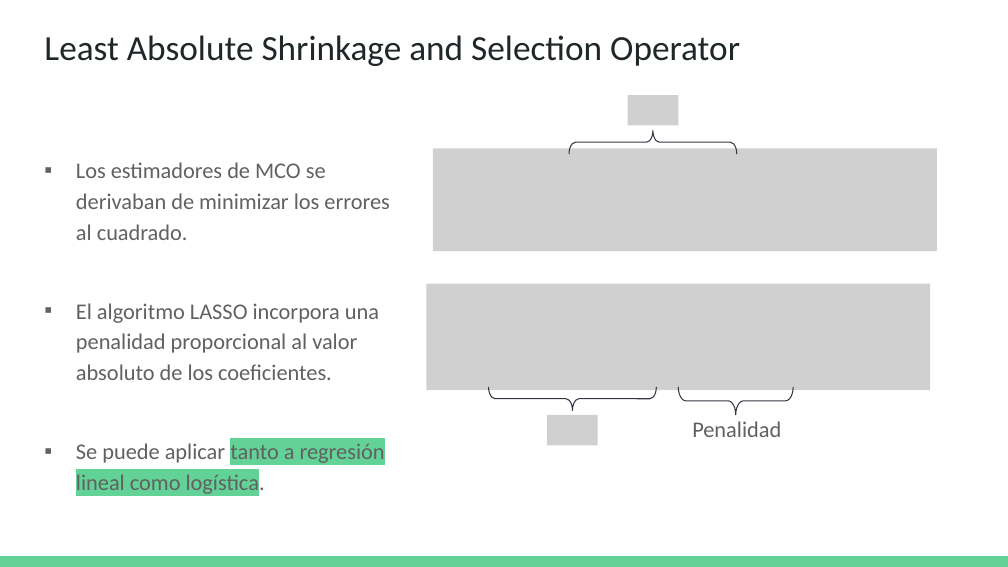
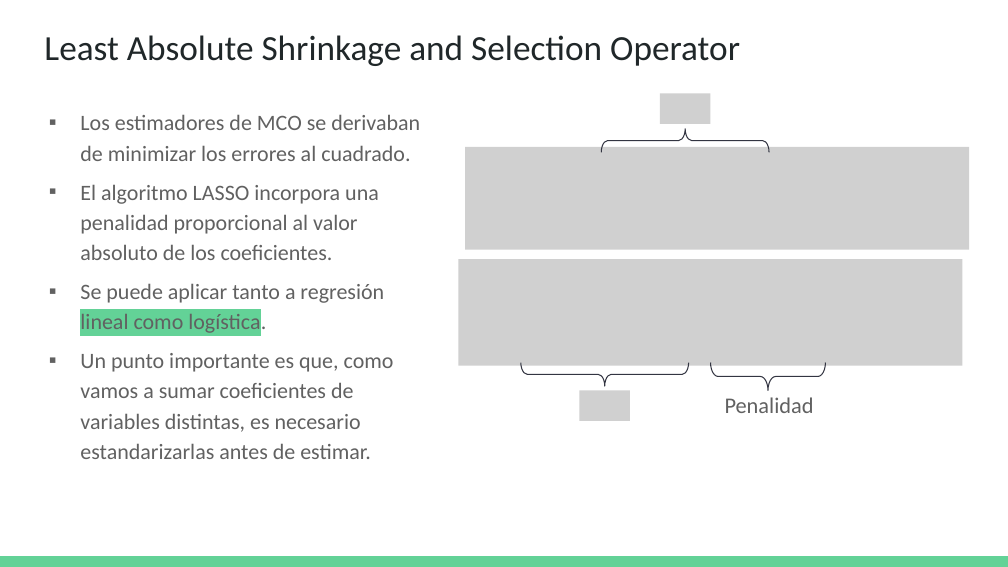
Before and after one commit to DCSCyHD/2023_modulo_3, a slide deck: slide 13 of clase5/teorica_5.pptx. Drawn at 1008x567 pixels with LibreOffice and Linux fonts; fonts in the diff are those of the drawing; grey boxes stand for pictures. Boxes give left, top, right and bottom in pixels: in the first picture for what was removed or moved away, otherwise in the second. Text is boxed around its words. In the diff, an @@ line names an element or a change of style, - is before the commit and + after.

```diff
--- a/clase5/teorica_5.pptx
+++ b/clase5/teorica_5.pptx
@@ text "Los estimadores de MCO se ..." moved from (x1=76, y1=162, x2=389, y2=496) to (x1=80, y1=114, x2=420, y2=459) @@
@@ text at (x1=80, y1=114, x2=420, y2=336): size 16 to 15.7 pt in "Los estimadores de MCO se derivaban de ...", "El algoritmo LASSO incorpora una penalidad proporcional ...", "Se puede aplicar tanto a regresión lineal ..."; highlight #63D297 to none in "tanto a regresión" @@
@@ picture moved from (x1=628, y1=95, x2=678, y2=125) to (x1=660, y1=94, x2=711, y2=124) @@
@@ picture moved from (x1=432, y1=148, x2=936, y2=251) to (x1=465, y1=147, x2=969, y2=250) @@
@@ right brace moved from (x1=569, y1=131, x2=737, y2=154) to (x1=601, y1=129, x2=769, y2=152) @@
@@ 1 text, 1 right brace, 1 picture moved together from (x1=426, y1=283, x2=930, y2=437) to (x1=459, y1=259, x2=963, y2=413) @@
@@ text at (x1=80, y1=353, x2=394, y2=459): paragraph added @@
+▪ Un punto importante es que, como vamos a sumar coeficientes de variables distintas, es necesario estandarizarlas antes de estimar.
@@ right brace moved from (x1=488, y1=387, x2=656, y2=410) to (x1=520, y1=363, x2=688, y2=386) @@
@@ picture removed at (x1=547, y1=415, x2=598, y2=446) @@
@@ picture added at (x1=580, y1=390, x2=630, y2=420) @@
```
Also in this commit, not shown: 6 other files.
